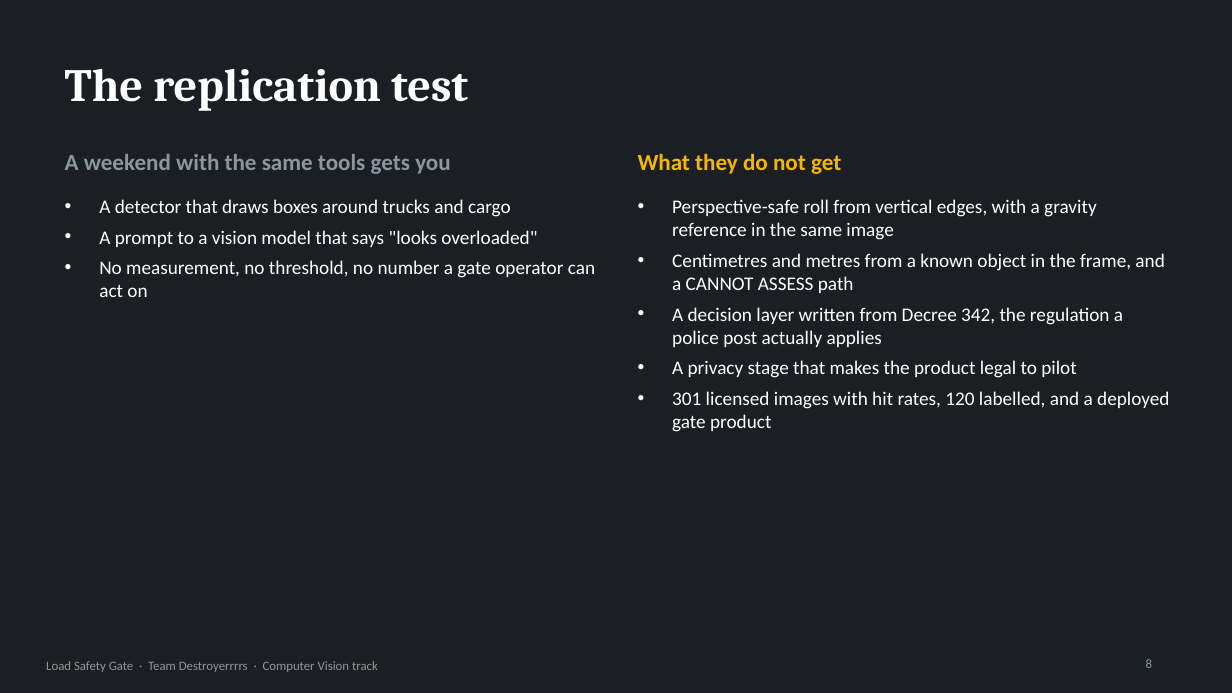
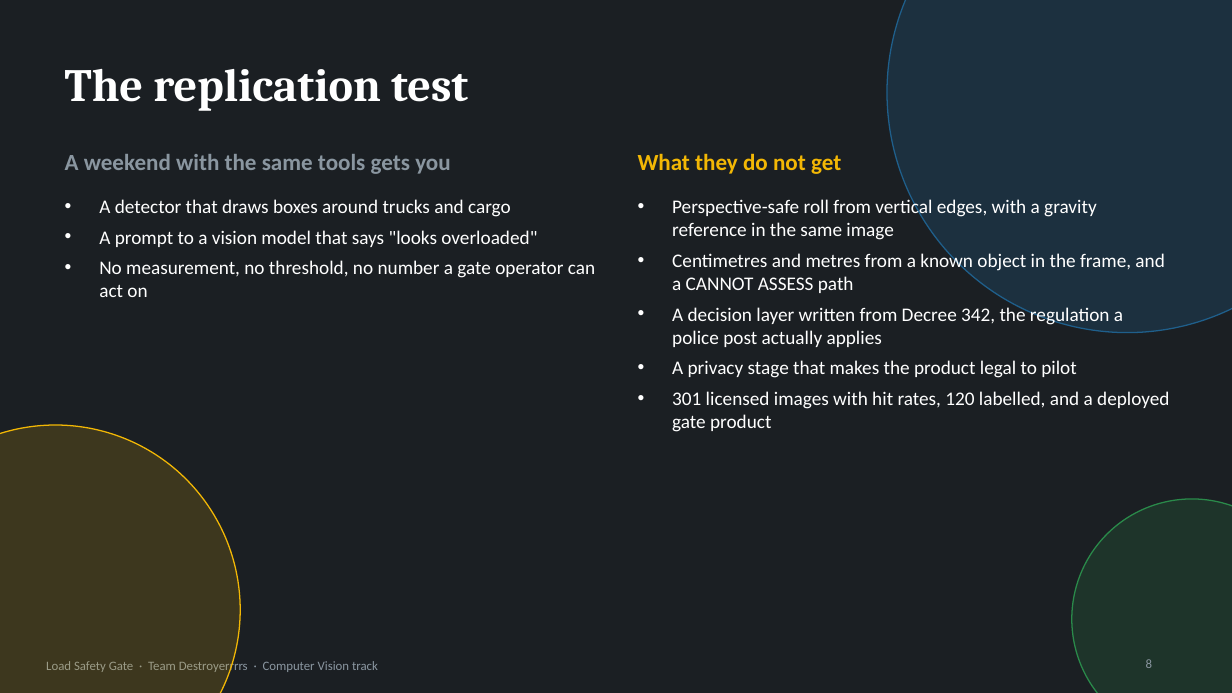
Before and after one commit to Winner-121/Destroyerrrrs_Final_Stage, a slide deck: slide 8 of deck/LoadSafetyGate_deck.pptx. Drawn at 1232x693 pixels with LibreOffice and Linux fonts; fonts in the diff are those of the drawing. Boxes give left, top, right and bottom in pixels: in the first picture for what was removed or moved away, otherwise in the second. Text is boxed around its words. In the diff, an @@ line names an element or a change of style, - is before the commit and + after.

```diff
--- a/deck/LoadSafetyGate_deck.pptx
+++ b/deck/LoadSafetyGate_deck.pptx
@@ ellipse added at bbox=[887, 0, 1232, 333], fill #1F5F8B at 28% opacity, outline #1F5F8B 1 pt @@
@@ ellipse added at bbox=[0, 425, 240, 693], fill #F2B705 at 16% opacity, outline #F2B705 1 pt @@
@@ ellipse added at bbox=[1072, 499, 1232, 693], fill #2A8A4A at 20% opacity, outline #2A8A4A 1 pt @@
```
Also in this commit, not shown: 9 other slides changed, 1 slide added, 5 other files.
